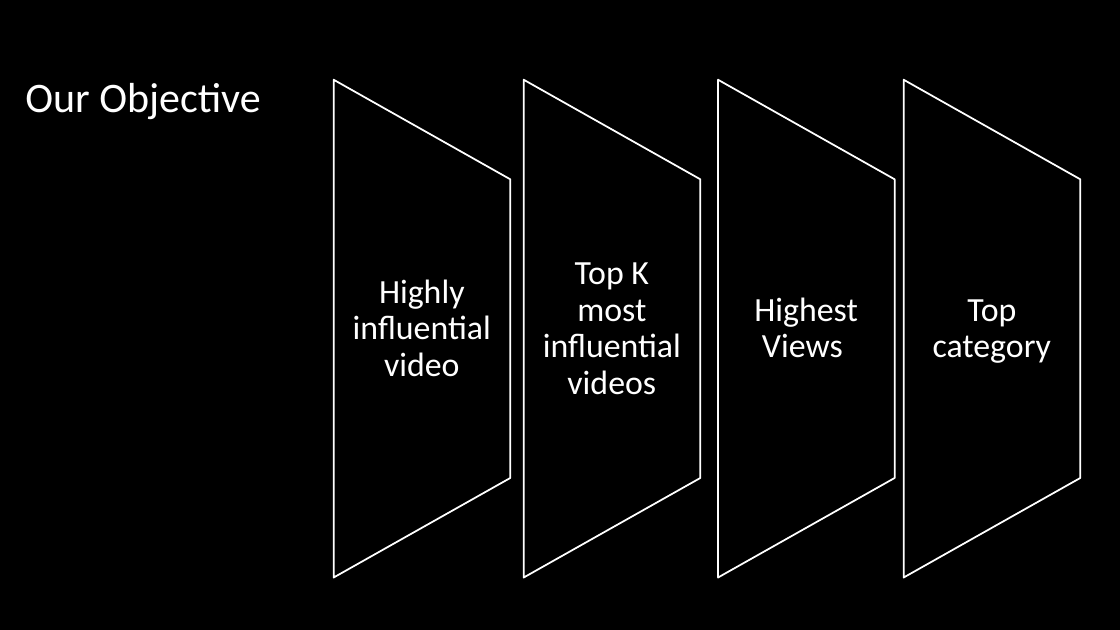
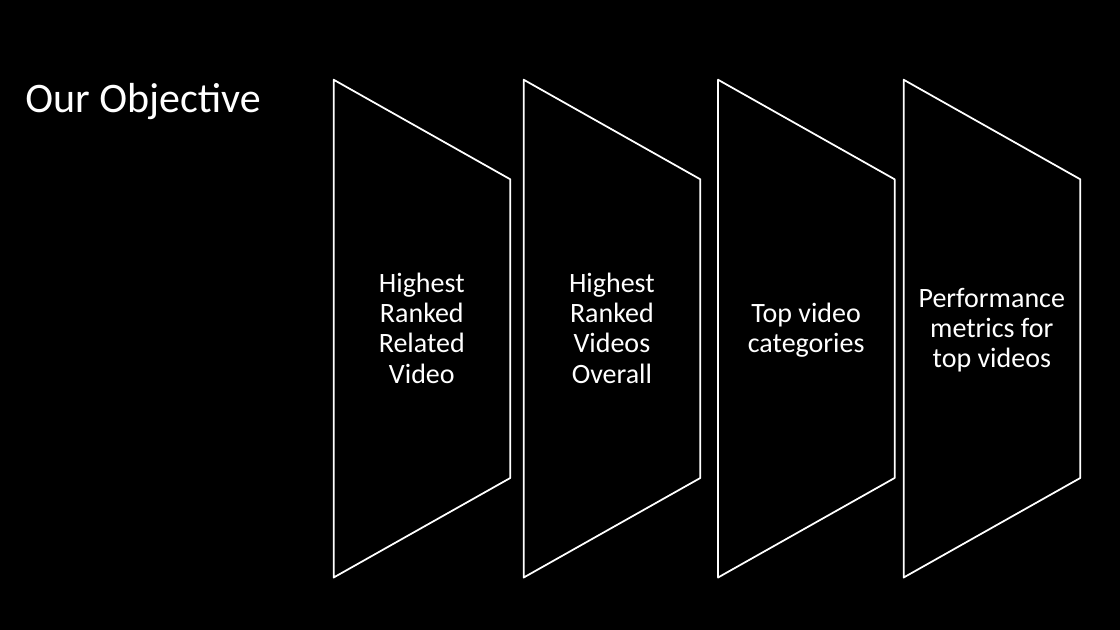
Before and after one commit to EvanGrill/CS436_Big_Data_Systems, a slide deck: slide 5 of doc/Bigdataproposal.pptx (slide 6 before the commit). Drawn at 1120x630 pixels with LibreOffice and Linux fonts; fonts in the diff are those of the drawing; background and template pictures are left out. Boxes give left, top, right and bottom in pixels: in the first picture for what was removed or moved away, otherwise in the second. Text is boxed around its words. In the diff, an @@ line names an element or a change of style, - is before the commit and + after.

```diff
--- a/doc/Bigdataproposal.pptx
+++ b/doc/Bigdataproposal.pptx
@@ text at [379, 272, 465, 383]: text changed; size 29 to 24 pt @@
-Highly influential video
+Highest Ranked Related Video
@@ text at [569, 272, 655, 384]: text changed; size 29 to 24 pt @@
-Top K most influential videos
+Highest Ranked Videos Overall
@@ text at [919, 287, 1065, 372]: text changed; size 29 to 24 pt @@
-Top category
+Performance metrics for top videos
@@ text at [748, 302, 865, 357]: text changed; size 29 to 24 pt @@
-Highest Views
+Top video categories
```
Also in this commit, not shown: 5 other slides changed, 1 slide added, 2 slides removed, 1 other file.
